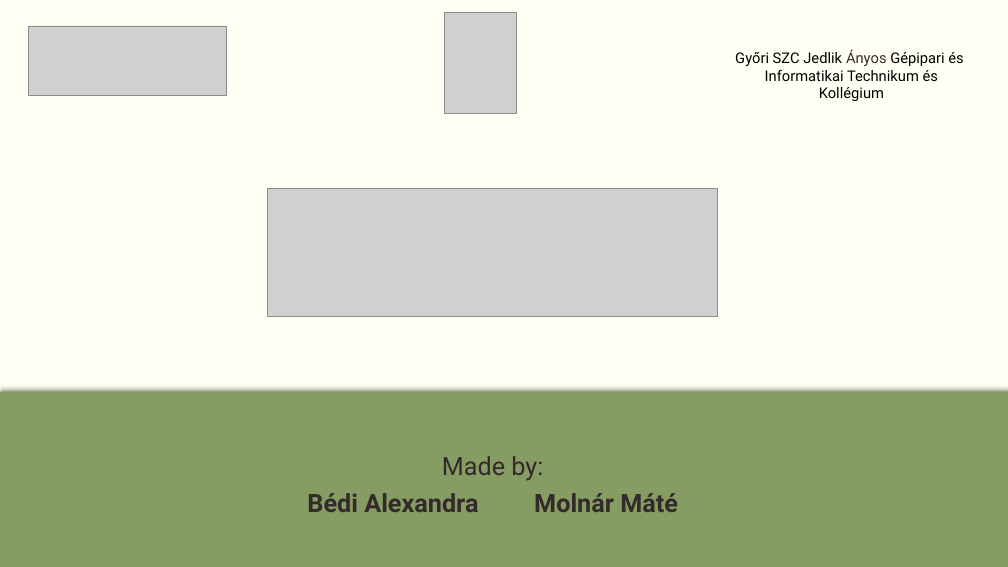
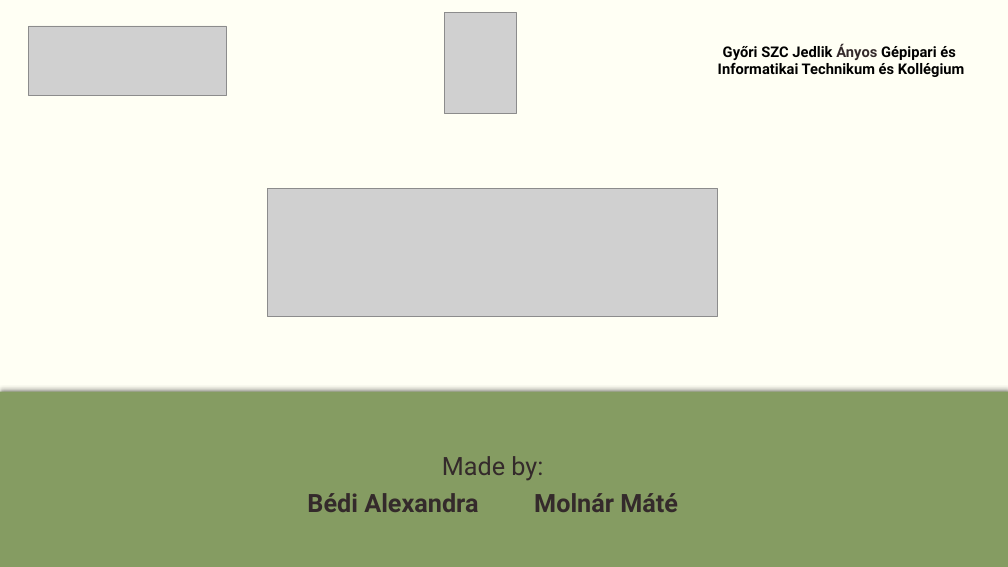
Before and after one commit to momikadragoner/Vizsgaremek, a slide deck: slide 1 of PPT/Agora(2).pptx. Drawn at 1008x567 pixels with LibreOffice and Linux fonts; fonts in the diff are those of the drawing; grey boxes stand for pictures. Boxes give left, top, right and bottom in pixels: in the first picture for what was removed or moved away, otherwise in the second. Text is boxed around its words. In the diff, an @@ line names an element or a change of style, - is before the commit and + after.

```diff
--- a/PPT/Agora(2).pptx
+++ b/PPT/Agora(2).pptx
@@ text "Győri SZC Jedlik Ányos Gépipari ...": place and size @@
-text "Győri SZC Jedlik Ányos Gépipari ..." at box(735, 49, 963, 101)
+text "Győri SZC Jedlik Ányos Gépipari ..." at box(718, 43, 965, 77)
@@ text "Győri SZC Jedlik Ányos Gépipari ..." at box(718, 43, 965, 77): bold on @@
```
Also in this commit, not shown: 1 other file.
